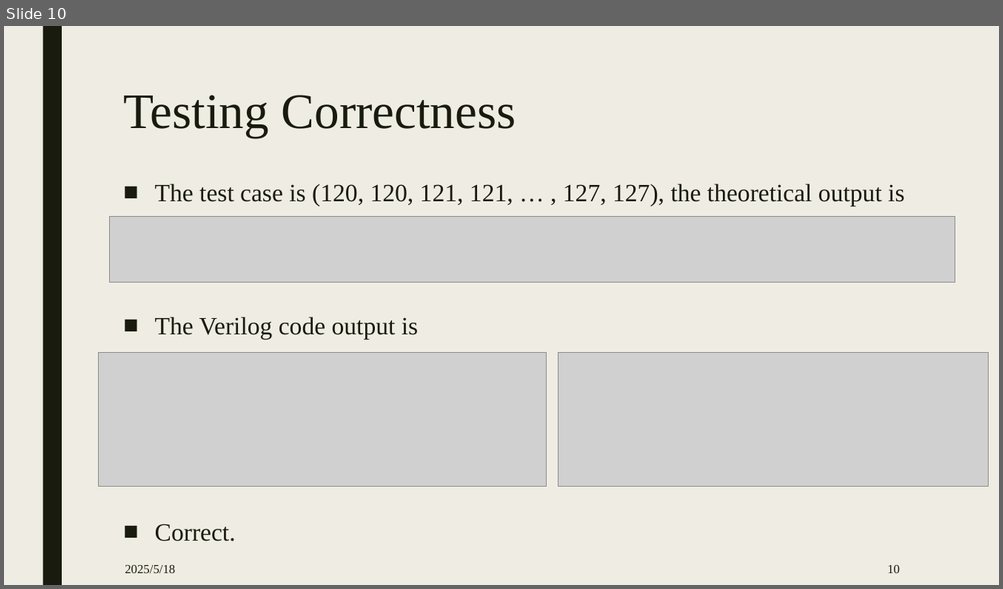
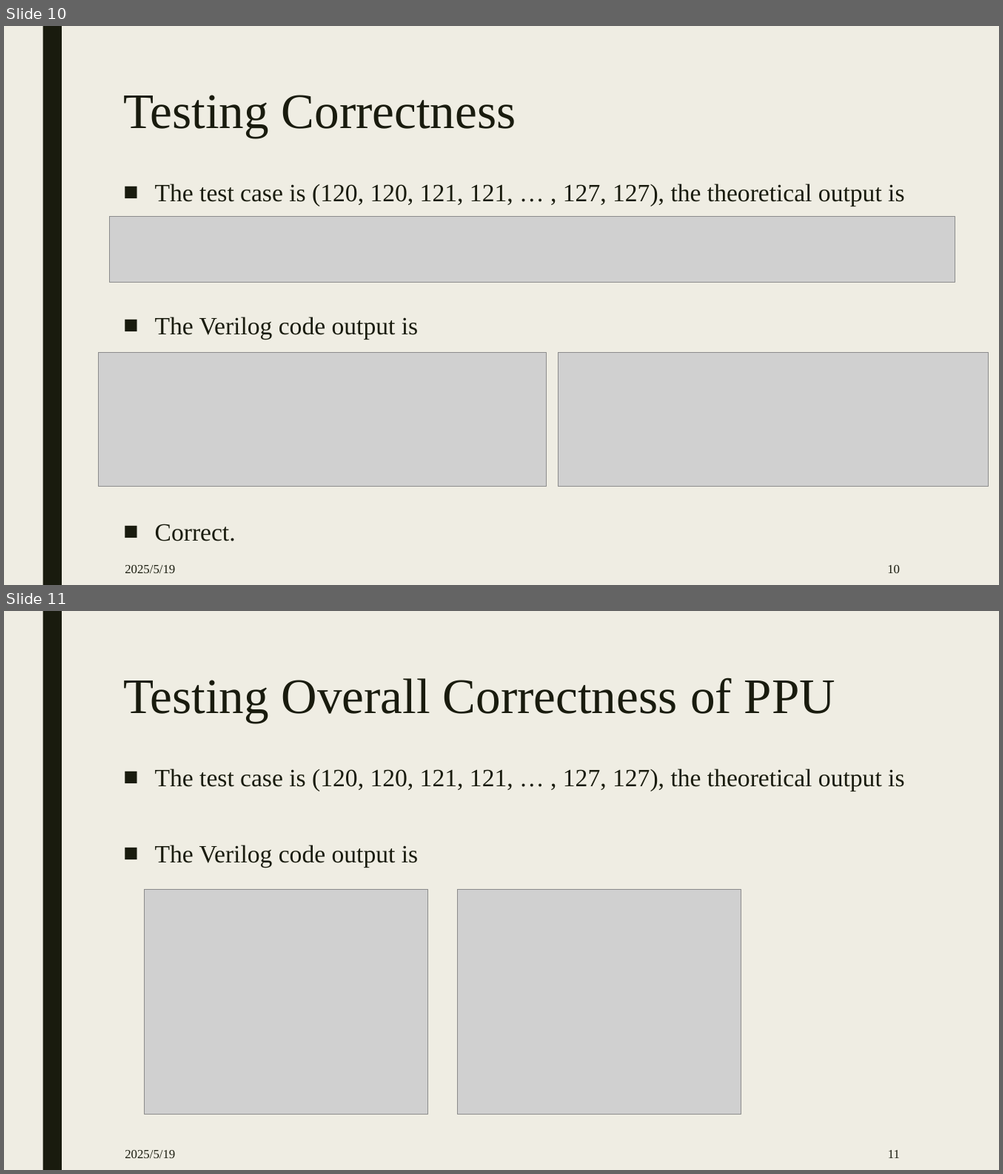
Before and after one commit to ethanhoumic/Matrix_Accelerator, a slide deck: ppt/0520.pptx. Shown one above the other, each under a label of ours: slide 10 before the commit, slides 10 and 11 after it. The pictures are 1003x589 and 1003x1174 pixels, drawn with LibreOffice and Linux fonts; fonts in the diff are those of the drawing; grey boxes stand for pictures. Boxes give left, top, right and bottom in pixels: in the first picture for what was removed or moved away, otherwise in the second. Text is boxed around its words. In the diff, an @@ line names an element or a change of style, - is before the commit and + after.

Commit message:
Tested the whole PPU, correct.

```diff
--- a/ppt/0520.pptx
+++ b/ppt/0520.pptx
@@ slide 11 added at (4,611,999,1170), background #EFEDE3; not listed: 1 template element that a slide beside it also shows @@
@@ title added at (123,678,835,722), 48 pt, text #191B0E @@
+Testing Overall Correctness of PPU
@@ text added at (155,769,904,791), 24 pt, text #191B0E @@
+■ The test case is (120, 120, 121, 121, … , 127, 127), the theoretical output is
@@ text added at (155,845,418,867), 24 pt, text #191B0E @@
+■ The Verilog code output is
@@ picture added at (145,889,428,1115) @@
@@ picture added at (457,889,740,1115) @@
@@ text added at (125,1150,175,1159), 12 pt, text #191B0E @@
+2025/5/19
@@ page number added at (888,1150,899,1159), 12 pt, text #191B0E @@
+11
@@ slide 10 changed as well @@
@@ text at (125,565,175,574): text changed @@
-2025/5/18
+2025/5/19
```
Also in this commit, not shown: 9 other slides changed, 3 other files.
